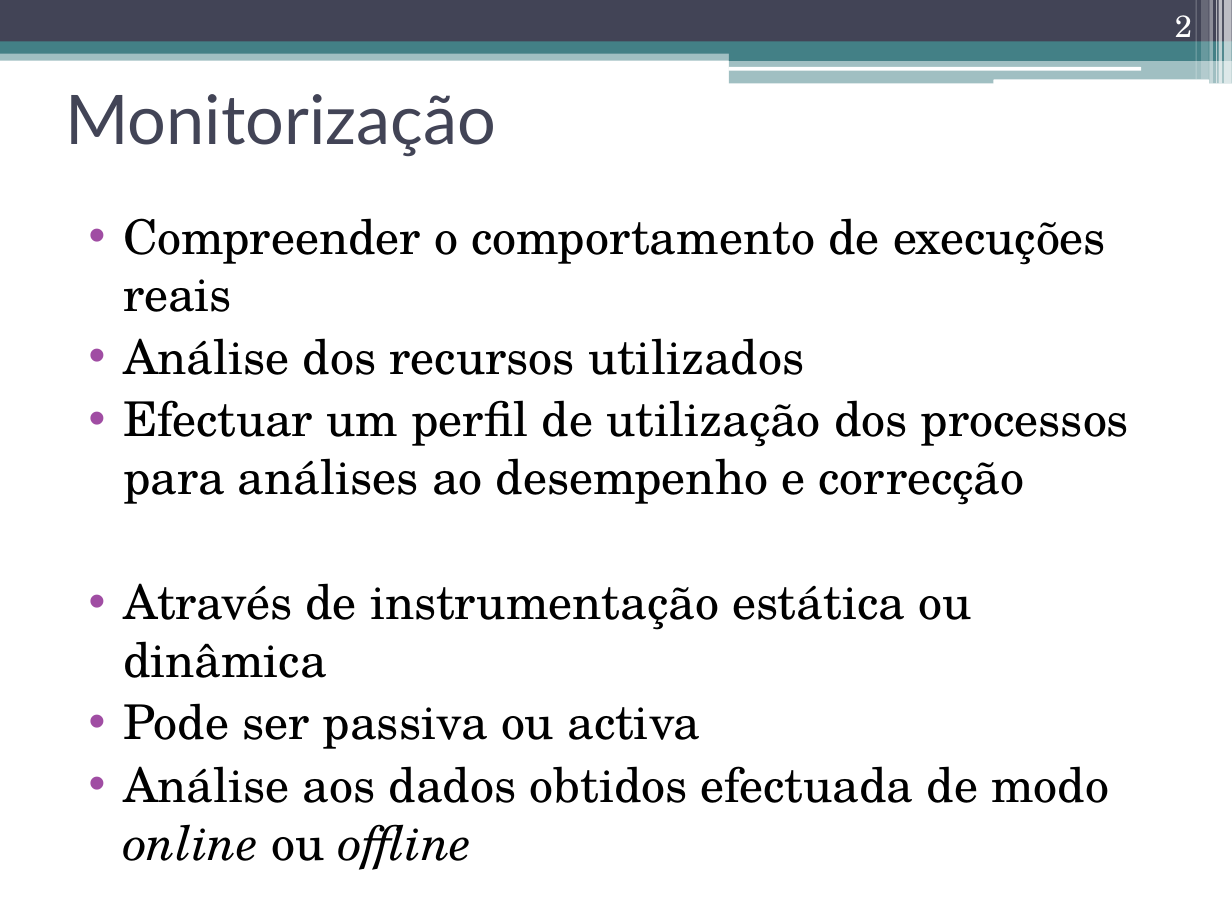
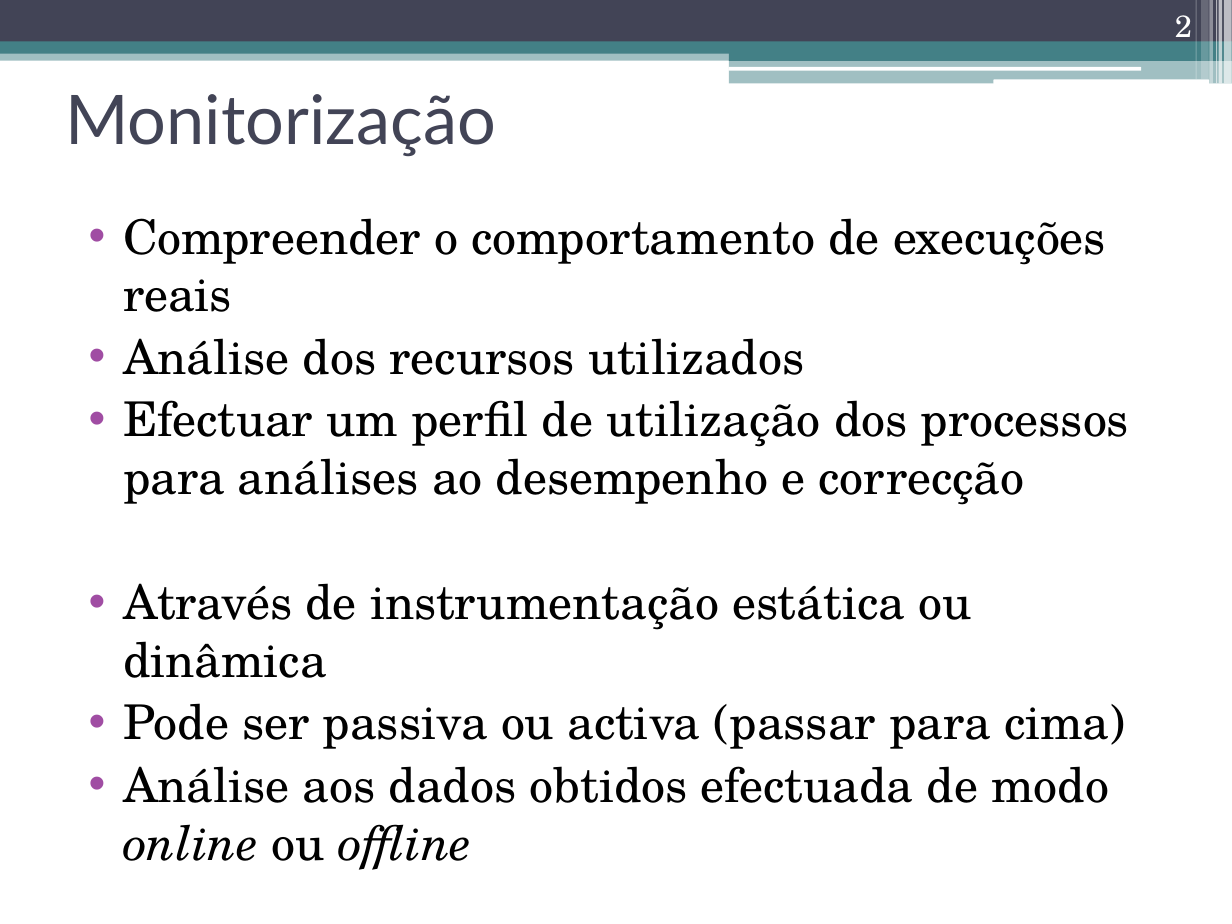
Before and after one commit to nunogmartins/cap_dissertation, a slide deck: slide 2 of doc/apresentacao_dissertacao.pptx. Drawn at 1232x924 pixels with LibreOffice and Linux fonts; fonts in the diff are those of the drawing. Boxes give left, top, right and bottom in pixels: in the first picture for what was removed or moved away, otherwise in the second. Text is boxed around its words. In the diff, an @@ line names an element or a change of style, - is before the commit and + after.

```diff
--- a/doc/apresentacao_dissertacao.pptx
+++ b/doc/apresentacao_dissertacao.pptx
@@ text at bbox=[123, 703, 1125, 749]: text changed @@
-• Pode ser passiva ou activa
+• Pode ser passiva ou activa (passar para cima)
```
Also in this commit, not shown: 11 other slides changed.
